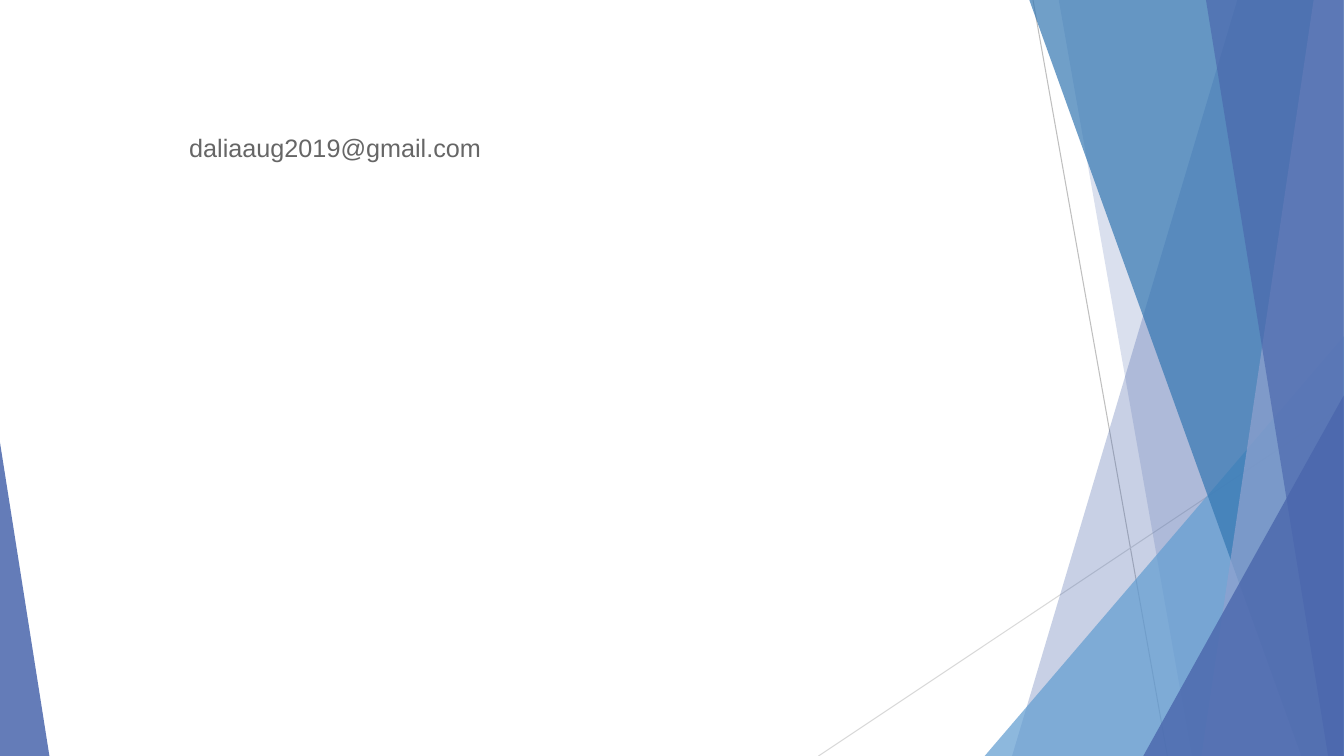
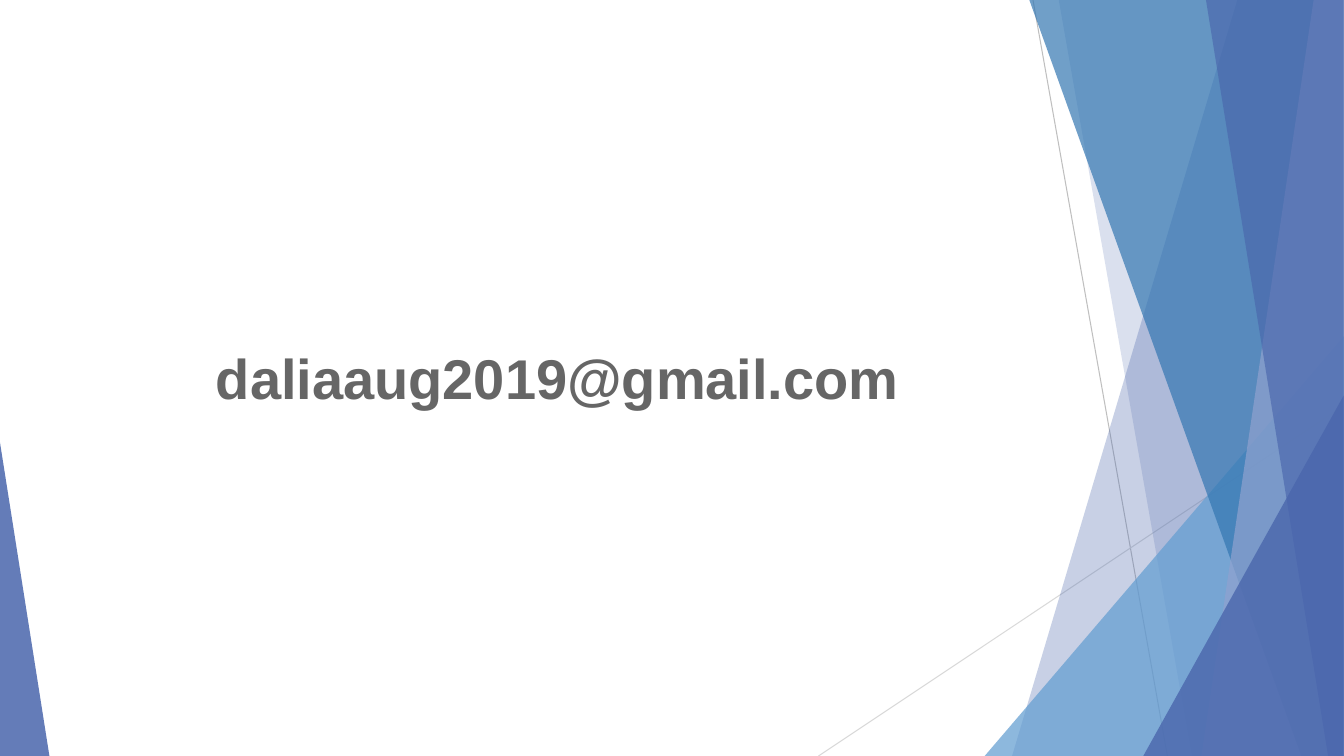
Before and after one commit to khalilabusultan/DSP1, a slide deck: slide 22 of DSP LEC1.pptx. Drawn at 1344x756 pixels with LibreOffice and Linux fonts; fonts in the diff are those of the drawing. Boxes give left, top, right and bottom in pixels: in the first picture for what was removed or moved away, otherwise in the second. Text is boxed around its words. In the diff, an @@ line names an element or a change of style, - is before the commit and + after.

```diff
--- a/DSP LEC1.pptx
+++ b/DSP LEC1.pptx
@@ text "daliaaug2019@gmail.com": place and size @@
-text "daliaaug2019@gmail.com" at (189,139,481,162)
+text "daliaaug2019@gmail.com" at (216,358,899,409)
@@ text "daliaaug2019@gmail.com" at (216,358,899,409): size 18 to 40 pt, bold on @@
```
Also in this commit, not shown: 4 other files.
